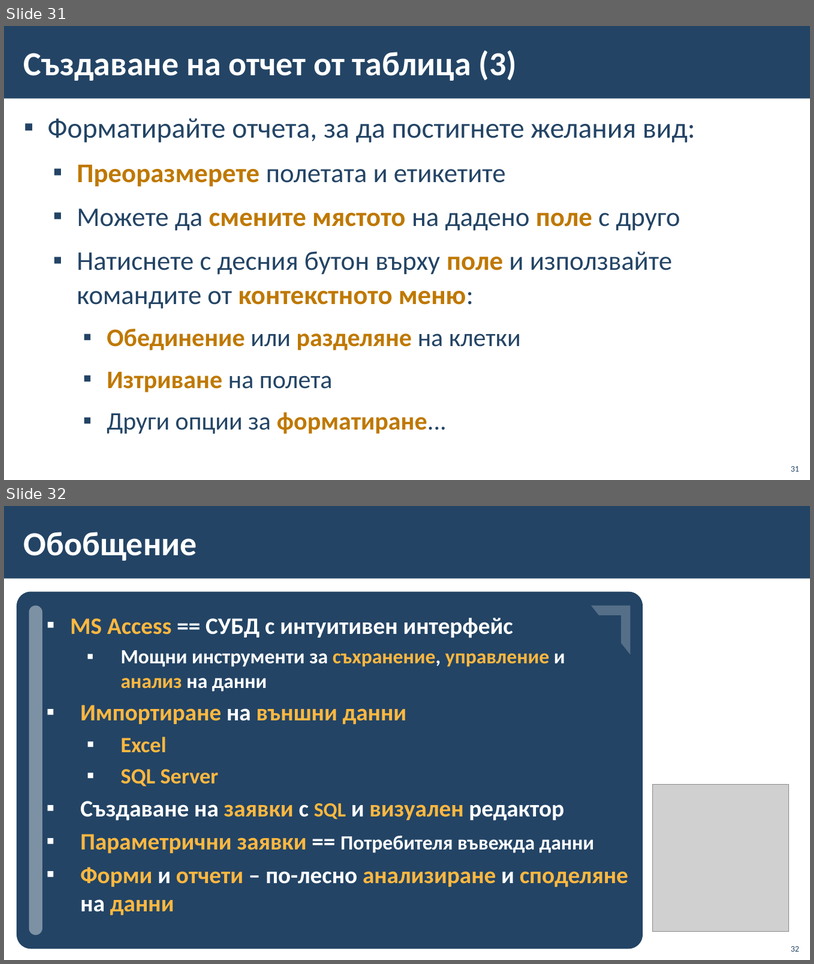
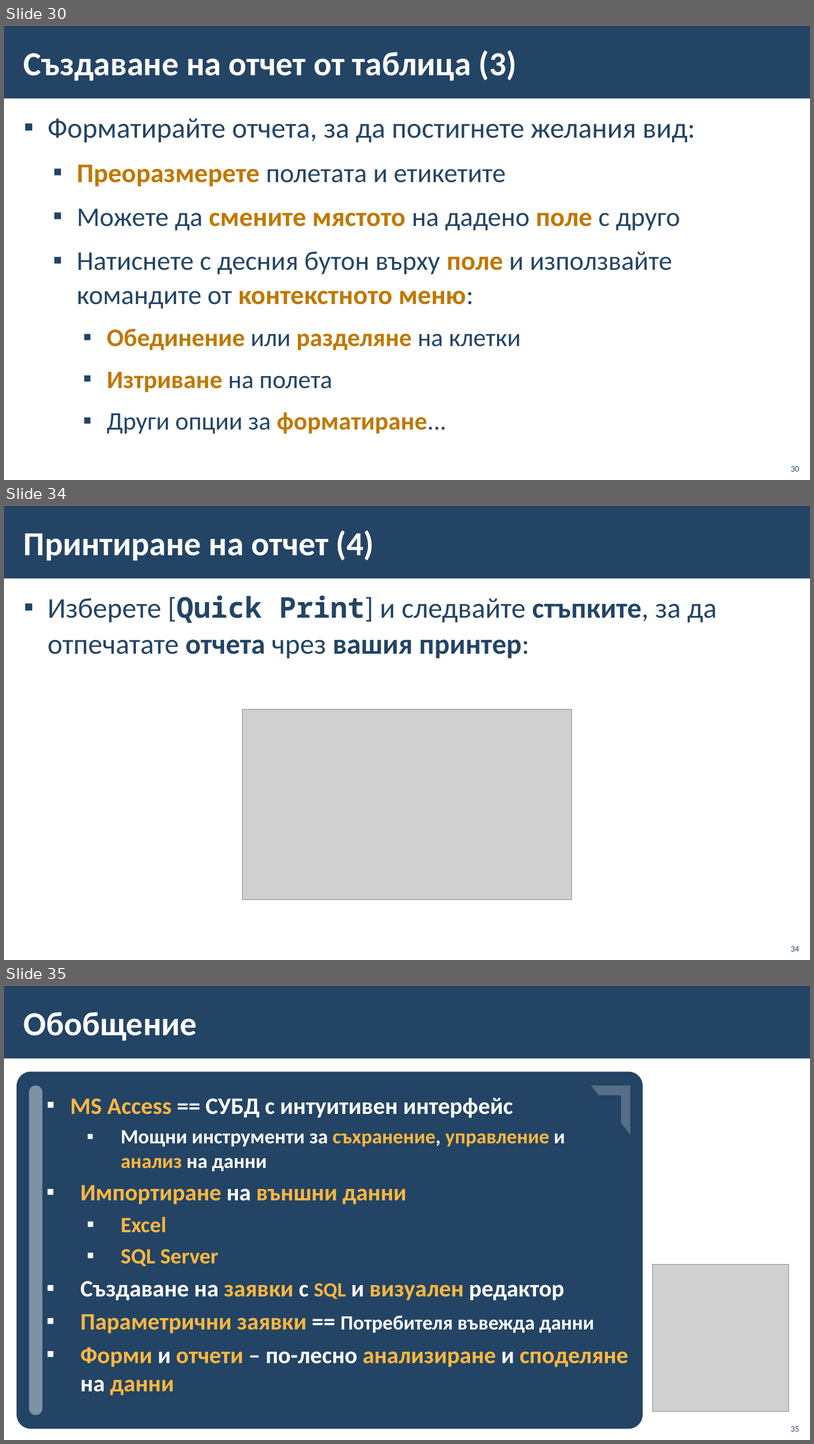
Before and after one commit to BG-IT-Edu/School-Programming, a slide deck: Courses/Software-Sciences/Module-3-Databases-New/13-MS-Access/11-MS-Access-Queries-Forms-Reports.pptx. Shown one above the other, each under a label of ours: slides 31 and 32 before the commit, slides 30, 34 and 35 after it; the slides between them are not shown. The pictures are 814x964 and 814x1444 pixels, drawn with LibreOffice and Linux fonts; fonts in the diff are those of the drawing; grey boxes stand for pictures; background and template pictures are left out. Boxes give left, top, right and bottom in pixels: in the first picture for what was removed or moved away, otherwise in the second. Text is boxed around its words. In the diff, an @@ line names an element or a change of style, - is before the commit and + after.

Commit message:
Adding instructions with pictures on how to print report to Access

```diff
--- a/Courses/Software-Sciences/Module-3-Databases-New/13-MS-Access/11-MS-Access-Queries-Forms-Reports.pptx
+++ b/Courses/Software-Sciences/Module-3-Databases-New/13-MS-Access/11-MS-Access-Queries-Forms-Reports.pptx
@@ slide 34 added at bbox=[4, 506, 810, 960], background #FFFFFF; not listed: 1 template element that a slide beside it also shows @@
@@ title added at bbox=[24, 530, 375, 561], 40 pt, text #FFFFFF, bold @@
+Принтиране на отчет (4)
@@ text added at bbox=[48, 595, 717, 658], 34 pt, text #234465 @@
+▪ Изберете [Quick Print] и следвайте стъпките, за да отпечатате отчета чрез вашия принтер:
@@ picture added at bbox=[242, 709, 572, 900] @@
@@ page number added at bbox=[791, 946, 800, 951], 10 pt, text #234465 @@
+34
@@ what was slide 31 is now slide 30 @@
@@ page number at bbox=[791, 466, 800, 471]: text changed @@
-31
+30
@@ what was slide 32 is now slide 35 @@
@@ page number at bbox=[791, 1426, 800, 1431]: text changed @@
-32
+35
```
Also in this commit, not shown: 2 slides changed, 3 other slides added, 1 slide removed.
